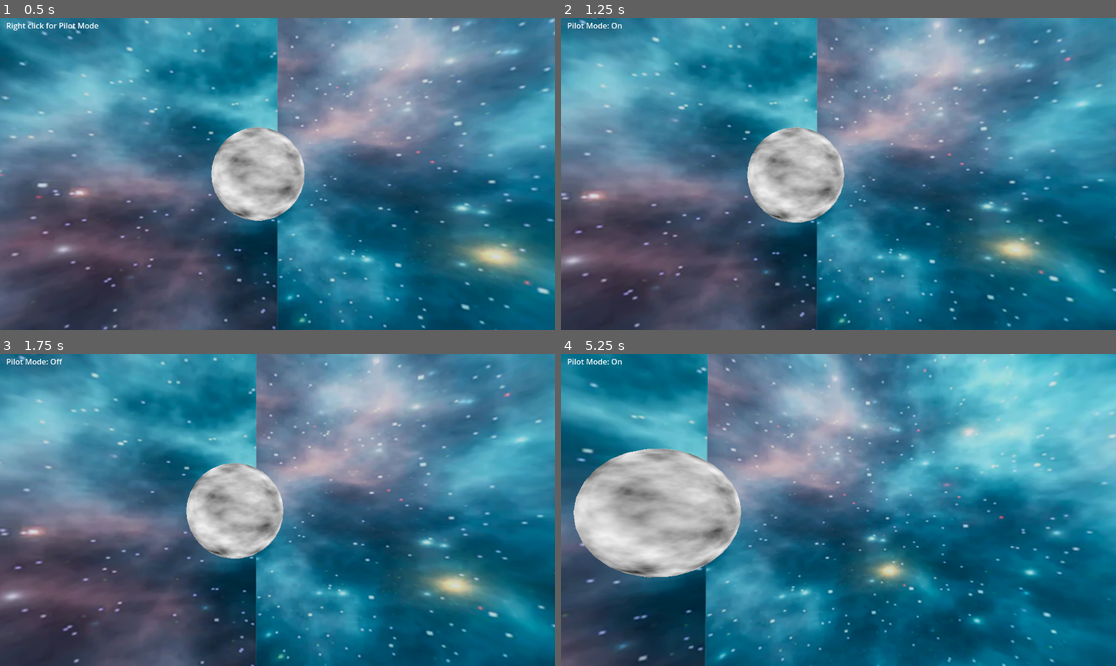
Above: before the commit, frames 1-4 (two rows, left to right).
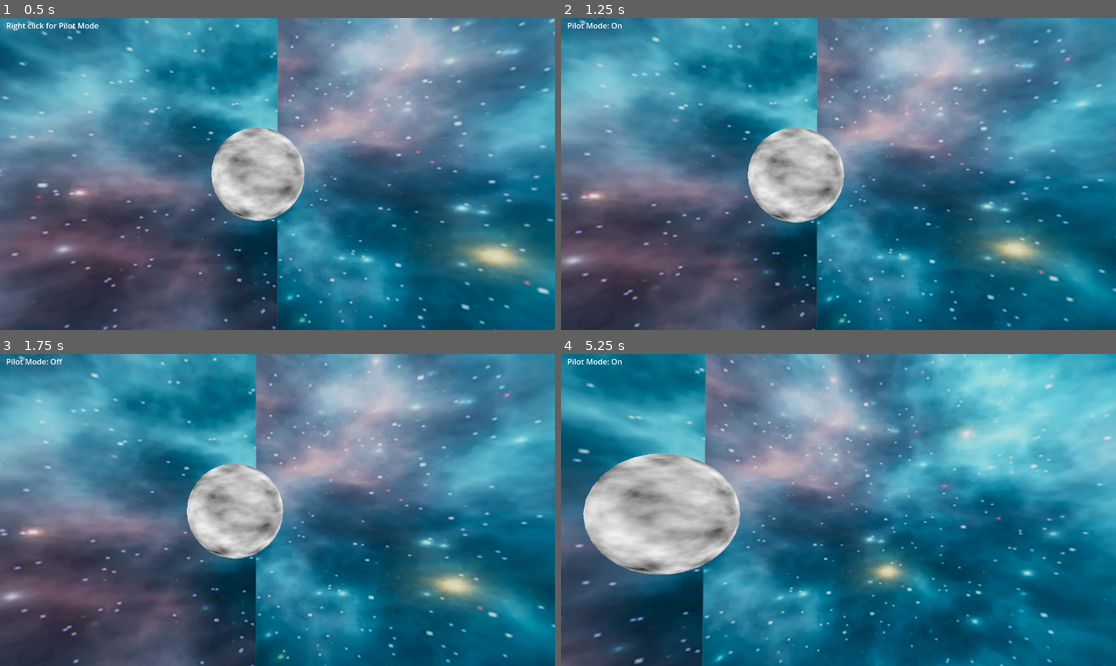
Above: after the commit, the same moments.

Repository: krazyjakee/godot-triple-layer-camera-rotation
Game: Godot game, scene res://Skybox.tscn
Same seed, same stepped clock (60 frames per second), same inputs: the game is played once before the commit and once after it.
Inputs (mouse positions are in pixels of both pictures, inside the frame that each line leads up to):
- Up to frame 1 (0.5 s): no input
- Up to frame 2 (1.25 s): tap Enter at 0.5 s; move the mouse to (866, 174) at 0.52 s; hold W (up) from 0.53 s (still down); right-click (866, 174) at 0.6 s; tap Space (jump) at 0.77 s
- Up to frame 3 (1.75 s): keep holding W (up); move the mouse to (249, 510) at 1.27 s; right-click (249, 510) at 1.35 s; tap Space (jump) at 1.52 s
- Up to frame 4 (5.25 s): keep holding W (up); tap Space (jump) at 2, 3.02, 3.77, 4.52, 5 s; move the mouse to (849, 503) at 2.02 s; right-click (849, 503) at 2.1 s; move the mouse to (832, 516) at 2.77 s; right-click (832, 516) at 2.85 s; tap Enter at 3.5 s; move the mouse to (877, 513) at 3.52 s; right-click (877, 513) at 3.6 s; move the mouse to (794, 506) at 4.27 s; right-click (794, 506) at 4.35 s; move the mouse to (844, 510) at 5.02 s; right-click (844, 510) at 5.1 s

Frame 1 is identical in both runs. In frame 2, less than 0.1% of the frame differs, in the area x 33-52%, y 34-66%; in frame 3, less than 0.1%; in frame 4, 5.2%, in the area x 0-100%, y 0-100%.
Error after the commit: Invalid call. Nonexistent 'Quaternion' constructor. (res://PilotCamera.gd:38)

Commit message:
final controls

Diff:
--- a/PilotCamera.gd
+++ b/PilotCamera.gd
@@ -11,40 +11,50 @@
 
 const SPEED = 0.3
 const ACCELERATION = 0.5
-const SENSITIVITY = 0.01
-const MOUSE_PULL_CAP = 0.01
+const ROLL_SPEED = 0.1
+const SENSITIVITY = 0.05
 const DECELERATION = 3.0
+const TURN_SPEED = 0.1
+
+var angular_velocity: Quaternion
 
 func _input(event: InputEvent):
   if pilot_active:
     if event is InputEventMouseMotion:
       # Grab the mouse input
-      mouse_axis.y += clamp(event.relative.x * SENSITIVITY, -MOUSE_PULL_CAP, MOUSE_PULL_CAP)
-      mouse_axis.x += clamp(event.relative.y * SENSITIVITY, -MOUSE_PULL_CAP, MOUSE_PULL_CAP)
+      mouse_axis.y = fmod(mouse_axis.y - clamp(event.relative.y * SENSITIVITY, -TURN_SPEED, TURN_SPEED), 360)
+      mouse_axis.x = fmod(mouse_axis.x - clamp(event.relative.x * SENSITIVITY, -TURN_SPEED, TURN_SPEED), 360)
 
 func _physics_process(delta):
+  var direction = (transform.basis * Vector3(0, 0, 0)).normalized()
   if pilot_active and gui.visible == false:
+
     # Grab Q and E input for barrel roll
-    if Input.is_action_pressed("pilot_roll_left"): roll_rotation = ACCELERATION
-    if Input.is_action_pressed("pilot_roll_right"): roll_rotation = -ACCELERATION
+    if Input.is_action_pressed("pilot_roll_left"): roll_rotation = ROLL_SPEED
+    if Input.is_action_pressed("pilot_roll_right"): roll_rotation = -ROLL_SPEED
 
-    # Rotate the camera objects in the same way as the player is set up (With X axis object being the camera itself).
-    outside_camera_3d.rotate_object_local(Vector3(1, 0, 0), -mouse_axis.x * delta)
-    rotate_object_local(Vector3(0, 1, 0), -mouse_axis.y * delta)
-    rotate_object_local(Vector3(0, 0, 1), roll_rotation * delta)
-    distant_camera_3d.rotate_object_local(Vector3(1, 0, 0), -mouse_axis.x * delta)
-    distant_camera.rotate_object_local(Vector3(0, 1, 0), -mouse_axis.y * delta)
-    distant_camera.rotate_object_local(Vector3(0, 0, 1), roll_rotation * delta)
+    # The magic math to point us in the right direction
+    var rotation_vec = Vector3(deg_to_rad(mouse_axis.y), deg_to_rad(mouse_axis.x), roll_rotation) * delta
+    var relative_velocity = Quaternion(rotation_vec)
+    angular_velocity = (angular_velocity * relative_velocity).slerp(Quaternion.IDENTITY, 0.15)
+    var current_rotation = Quaternion(transform.basis)
+    var final_rotation = current_rotation * angular_velocity
+    transform.basis = Basis(final_rotation)
+    transform = transform.orthonormalized()
 
-    # Implement deceleration
+    # Apply the same transform to the distant camera
+    distant_camera.transform = transform
+
+    # Decelerate
     mouse_axis.x = lerp(mouse_axis.x, 0.0, DECELERATION * delta)
     mouse_axis.y = lerp(mouse_axis.y, 0.0, DECELERATION * delta)
     roll_rotation = lerp(roll_rotation, 0.0, DECELERATION * delta)
 
     # Perform movement in 3D space
     var input_dir = Input.get_vector("left", "right", "up", "down")
-    var direction = (transform.basis * Vector3(input_dir.x, 0, input_dir.y)).normalized()
-    velocity.x = lerp(velocity.x, direction.x * SPEED, ACCELERATION * delta)
-    velocity.y = lerp(velocity.y, direction.y * SPEED, ACCELERATION * delta)
-    velocity.z = lerp(velocity.z, direction.z * SPEED, ACCELERATION * delta)
-    move_and_slide()
+    direction = (transform.basis * Vector3(input_dir.x, 0, input_dir.y)).normalized()
+
+  velocity.x = lerp(velocity.x, direction.x * SPEED, ACCELERATION * delta)
+  velocity.y = lerp(velocity.y, direction.y * SPEED, ACCELERATION * delta)
+  velocity.z = lerp(velocity.z, direction.z * SPEED, ACCELERATION * delta)
+  move_and_slide()
